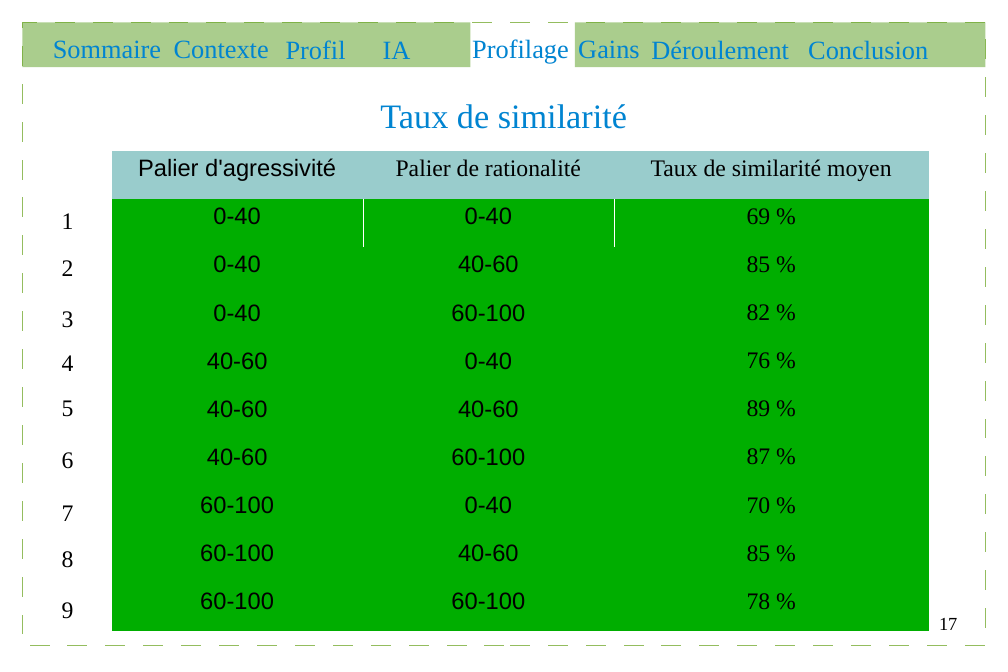
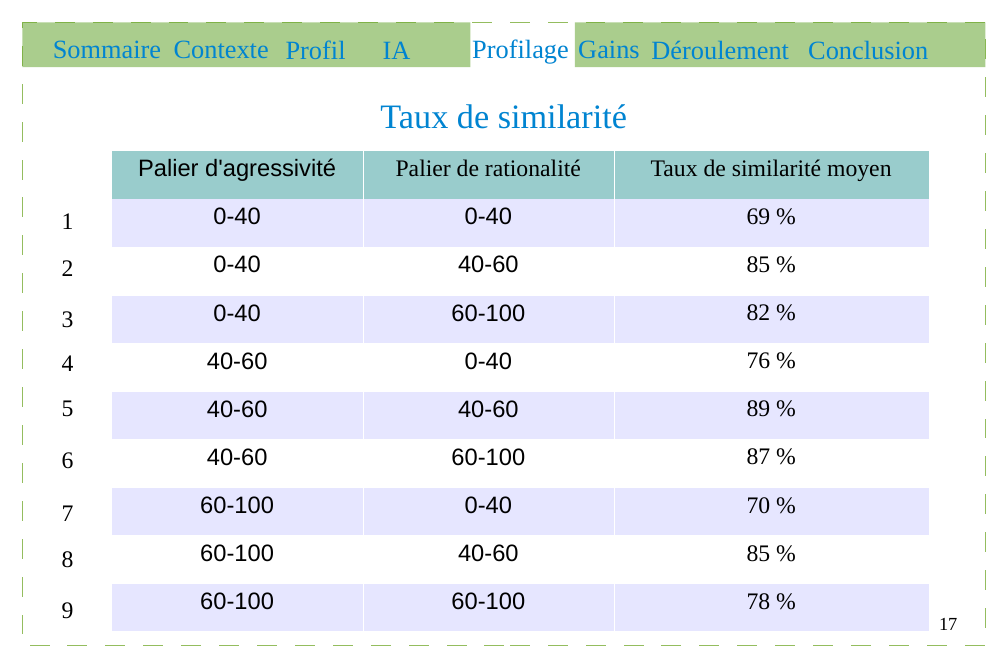
Before and after one commit to Gouga34/TERM1_Poker, a slide deck: slide 17 of Soutenance/presentation.odp. Drawn at 1008x672 pixels with LibreOffice and Linux fonts; fonts in the diff are those of the drawing. Boxes give left, top, right and bottom in pixels: in the first picture for what was removed or moved away, otherwise in the second. Text is boxed around its words. In the diff, an @@ line names an element or a change of style, - is before the commit and + after.

```diff
--- a/Soutenance/presentation.odp
+++ b/Soutenance/presentation.odp
@@ table at <box>112,151,929,632</box> @@
@@ fill #00AE00 to #E6E6FF in 15 cells @@
@@ fill #00AE00 to #FFFFFF in 12 cells @@
@@ borders changed @@
```
Also in this commit, not shown: 7 other slides changed.
